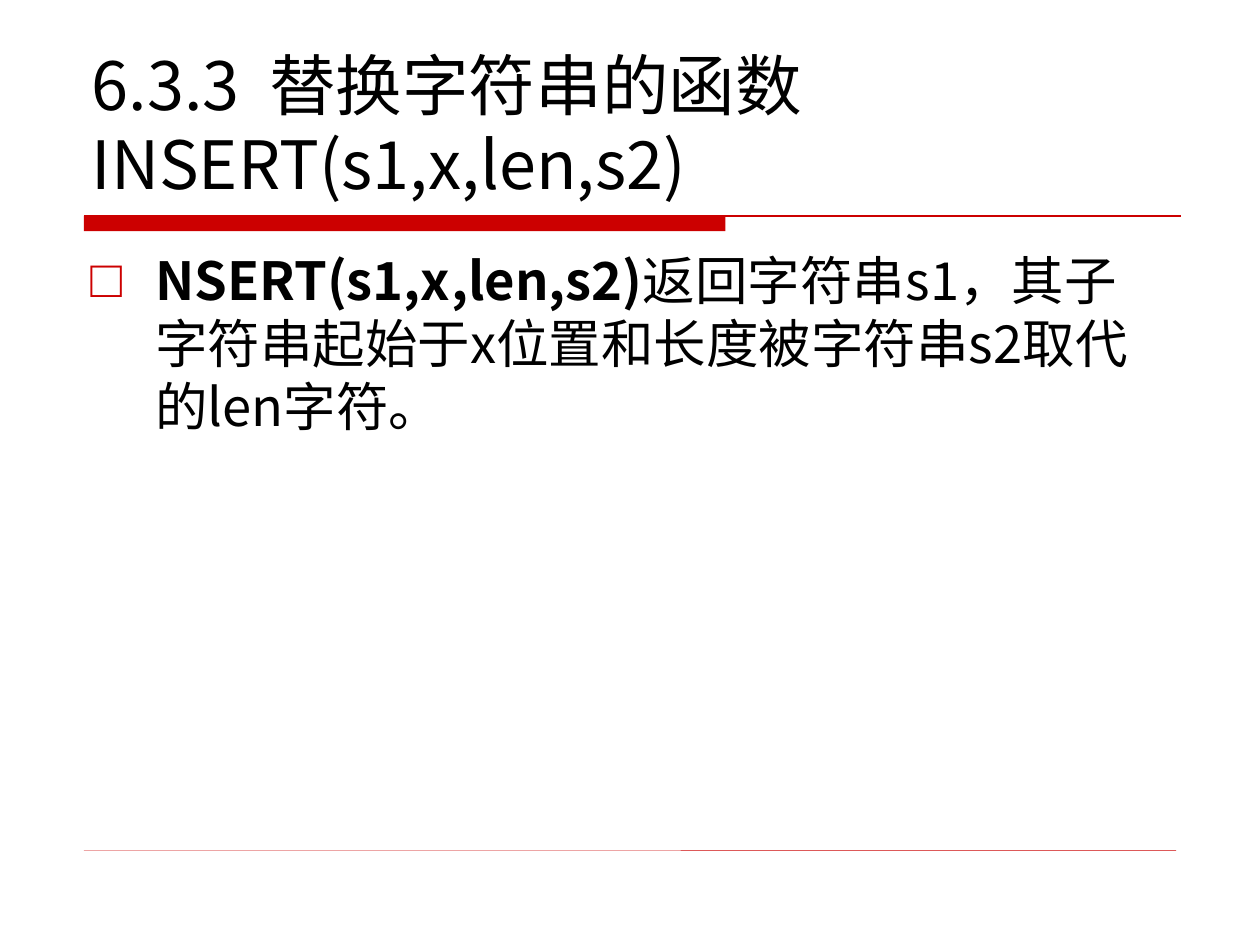
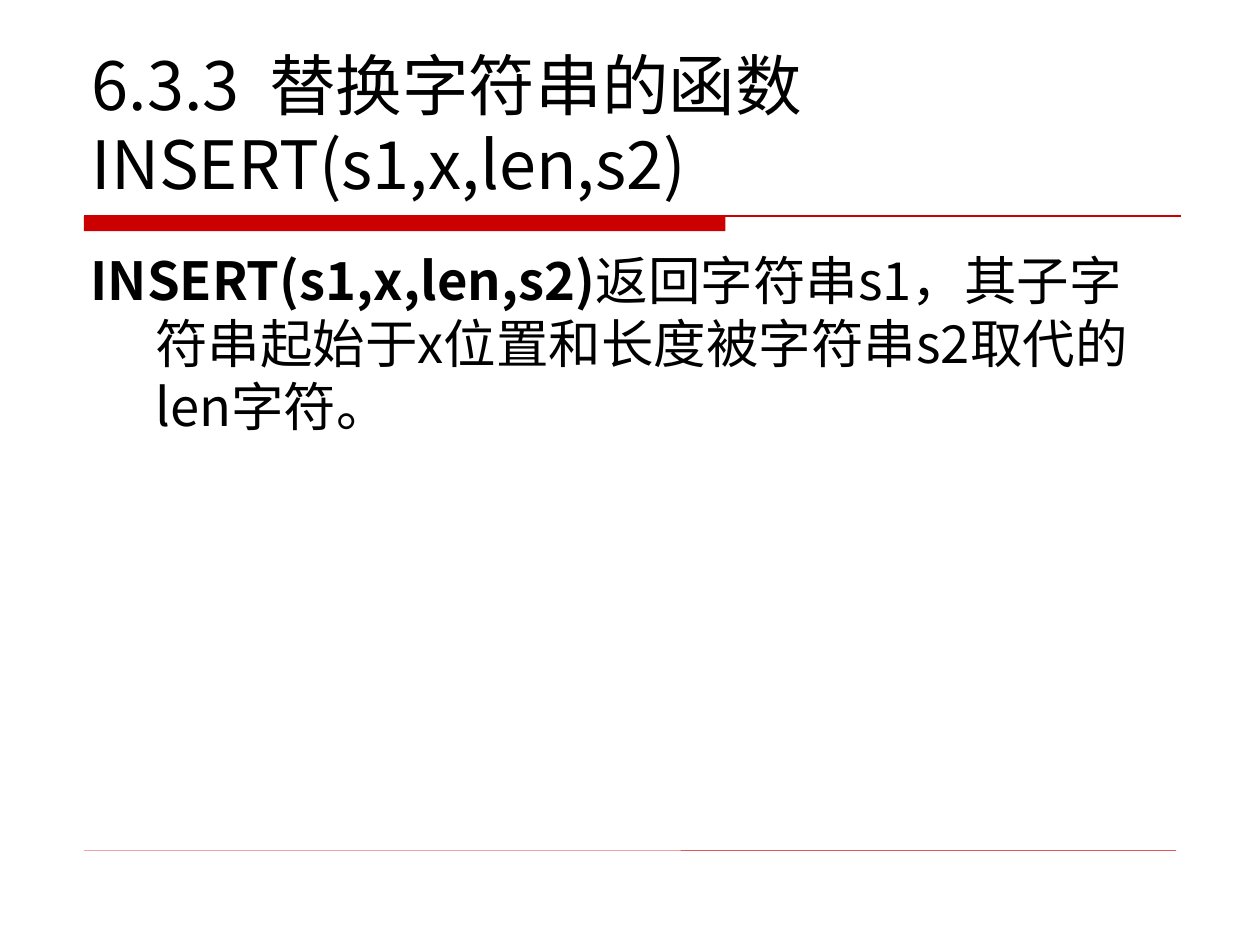
Before and after one commit to tony1989zhang/path, a slide deck: slide 23 of mysql/MySQL 5.7从入门到精通PPT/课本幻灯片/第6章 MySQL函数.ppt. Drawn at 1260x945 pixels with LibreOffice and Linux fonts; fonts in the diff are those of the drawing; background and template pictures are left out. Boxes give left, top, right and bottom in pixels: in the first picture for what was removed or moved away, otherwise in the second. Text is boxed around its words. In the diff, an @@ line names an element or a change of style, - is before the commit and + after.

```diff
--- a/mysql/MySQL 5.7从入门到精通PPT/课本幻灯片/第6章 MySQL函数.ppt
+++ b/mysql/MySQL 5.7从入门到精通PPT/课本幻灯片/第6章 MySQL函数.ppt
@@ text at [90, 255, 1127, 431]: text changed @@
-□ NSERT(s1,x,len,s2)返回字符串s1，其子字符串起始于x位置和长度被字符串s2取代的len字符。
+INSERT(s1,x,len,s2)返回字符串s1，其子字符串起始于x位置和长度被字符串s2取代的len字符。
```
Also in this commit, not shown: 74 other slides changed, 45 other files.
